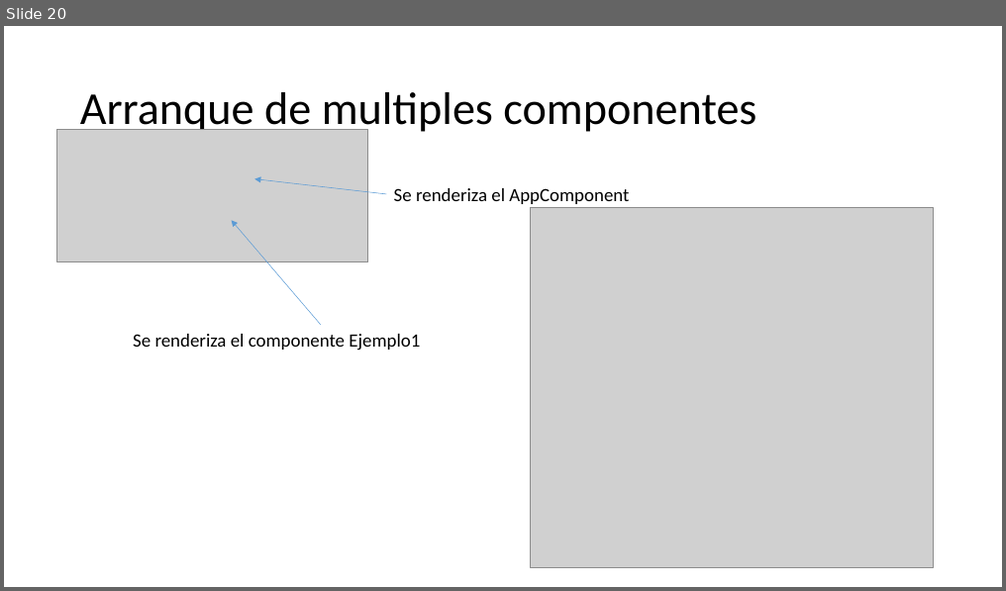
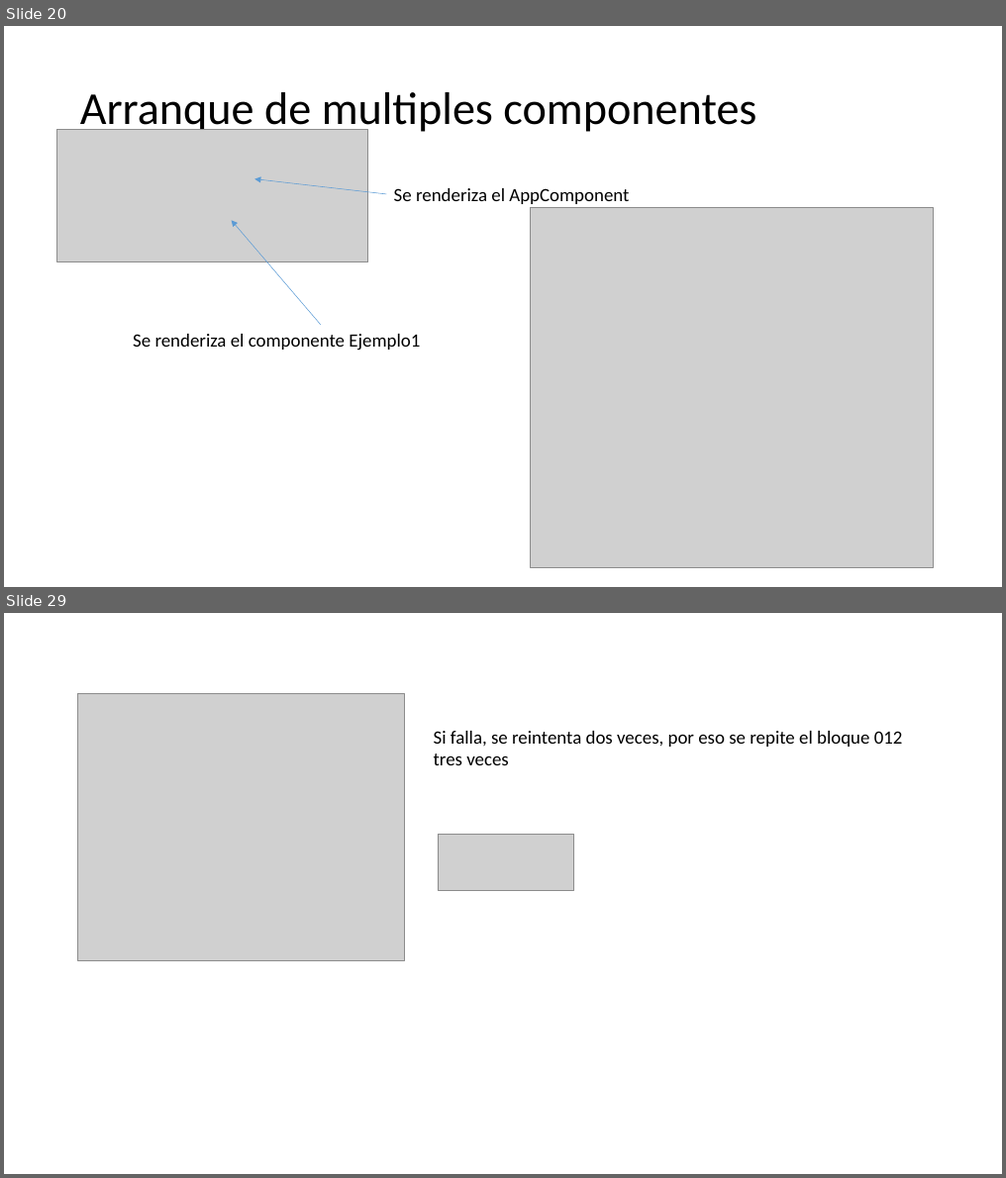
Before and after one commit to Jviejo/frontent, a slide deck: doc/angular 2 sesion 1.pptx. Shown one above the other, each under a label of ours: slide 20 before the commit, slides 20 and 29 after it; the slides between them are not shown. The pictures are 1006x591 and 1006x1178 pixels, drawn with LibreOffice and Linux fonts; fonts in the diff are those of the drawing; grey boxes stand for pictures. Boxes give left, top, right and bottom in pixels: in the first picture for what was removed or moved away, otherwise in the second. Text is boxed around its words. In the diff, an @@ line names an element or a change of style, - is before the commit and + after.

```diff
--- a/doc/angular 2 sesion 1.pptx
+++ b/doc/angular 2 sesion 1.pptx
@@ slide 29 added at [4,613,1002,1174], background #FFFFFF @@
@@ picture added at [78,694,405,961] @@
@@ text added at [434,731,903,765], 18 pt, text #000000 @@
+Si falla, se reintenta dos veces, por eso se repite el bloque 012 tres veces
@@ picture added at [438,834,573,891] @@
```
Also in this commit, not shown: 1 slide changed, 13 other slides added, 4 slides removed, 15 other files.
